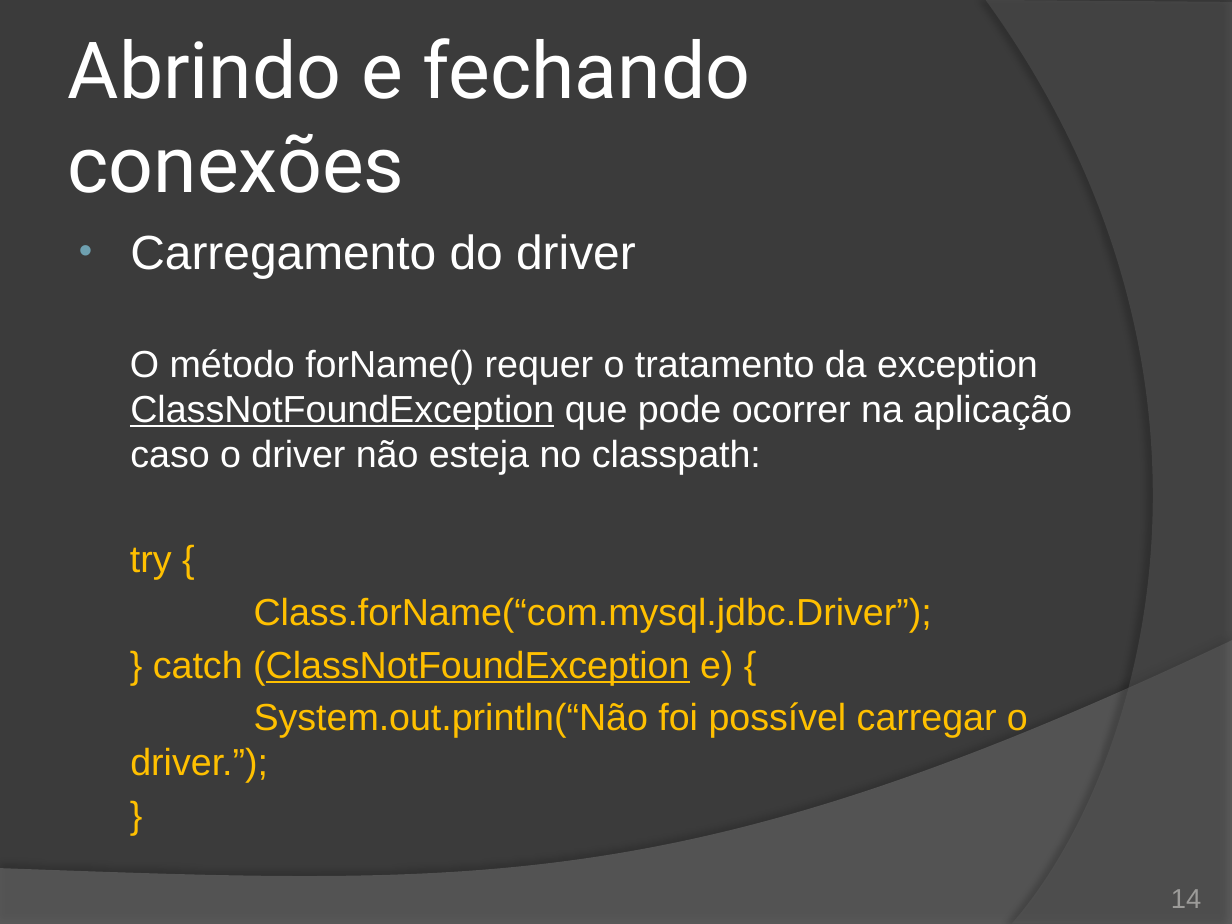
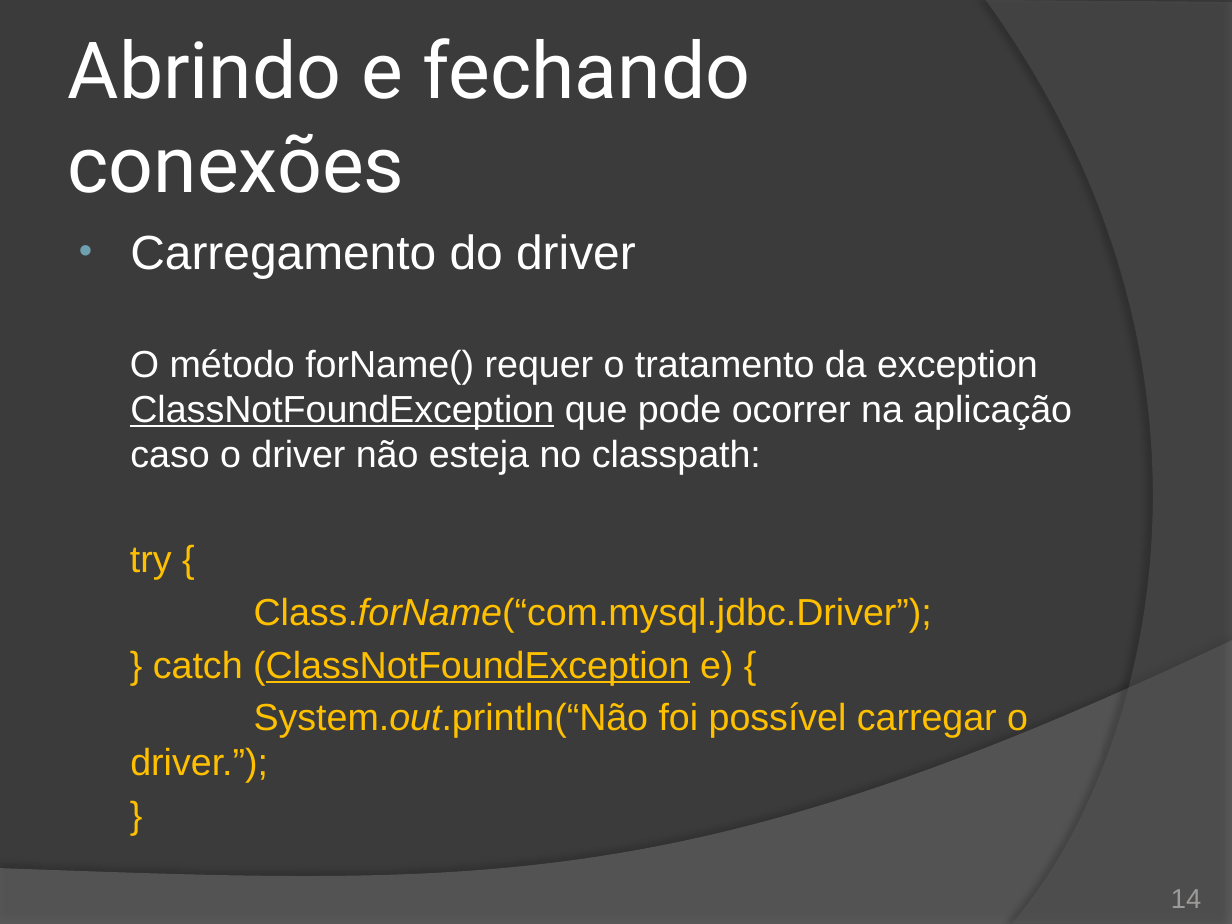
Before and after one commit to duchesqui/slzvieira-training, a slide deck: slide 14 of 2-Java-Programmer-Modulo-II/19.Capitulo11.pptx. Drawn at 1232x924 pixels with LibreOffice and Linux fonts; fonts in the diff are those of the drawing. Boxes give left, top, right and bottom in pixels: in the first picture for what was removed or moved away, otherwise in the second. Text is boxed around its words. In the diff, an @@ line names an element or a change of style, - is before the commit and + after.

Commit message:
JDBC: Transações e Consultas (ResultSet)

```diff
--- a/2-Java-Programmer-Modulo-II/19.Capitulo11.pptx
+++ b/2-Java-Programmer-Modulo-II/19.Capitulo11.pptx
@@ text at <box>130,597,1028,783</box>: italic on in "Class.forName(“com.mysql.jdbc.Driver”);", "System.out.println(“Não" @@
```
Also in this commit, not shown: 11 other slides changed, 20 slides added, 2 slides removed, 2 other files.
